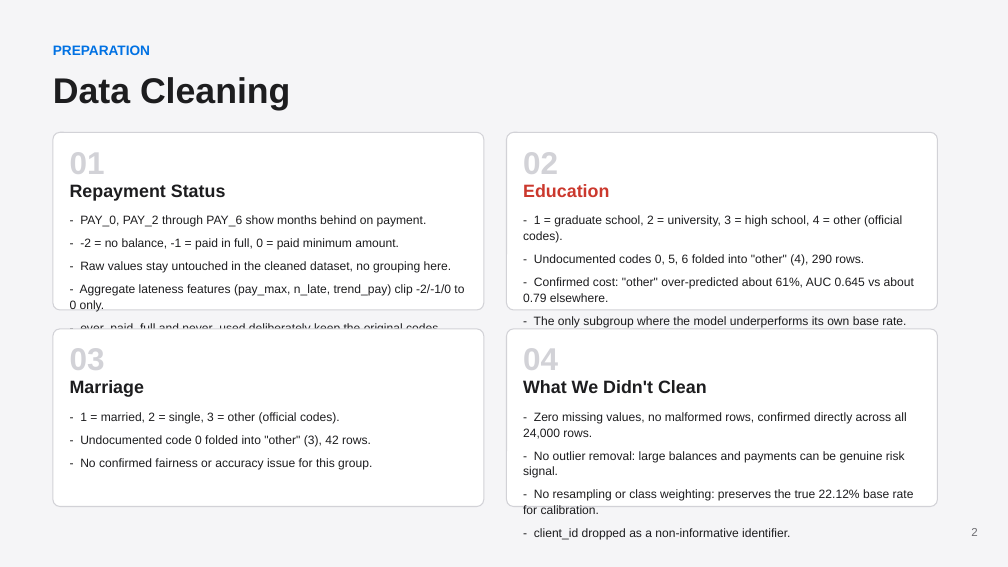
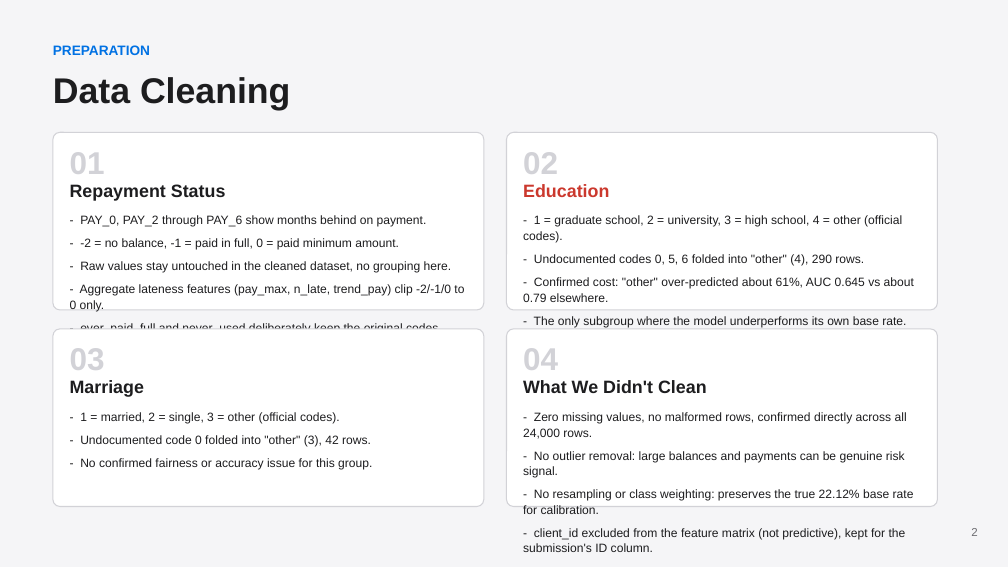
Before and after one commit to dpark2380/datathon-inter-uni, a slide deck: slide 2 of presentation/finalist-presentation.pptx. Drawn at 1008x567 pixels with LibreOffice and Linux fonts; fonts in the diff are those of the drawing. Boxes give left, top, right and bottom in pixels: in the first picture for what was removed or moved away, otherwise in the second. Text is boxed around its words. In the diff, an @@ line names an element or a change of style, - is before the commit and + after.

```diff
--- a/presentation/finalist-presentation.pptx
+++ b/presentation/finalist-presentation.pptx
@@ text at bbox=[523, 528, 906, 552]: text changed @@
-- client_id dropped as a non-informative identifier.
+- client_id excluded from the feature matrix (not predictive), kept for the submission's ID column.
```
Also in this commit, not shown: 1 slide added, 1 other file.
